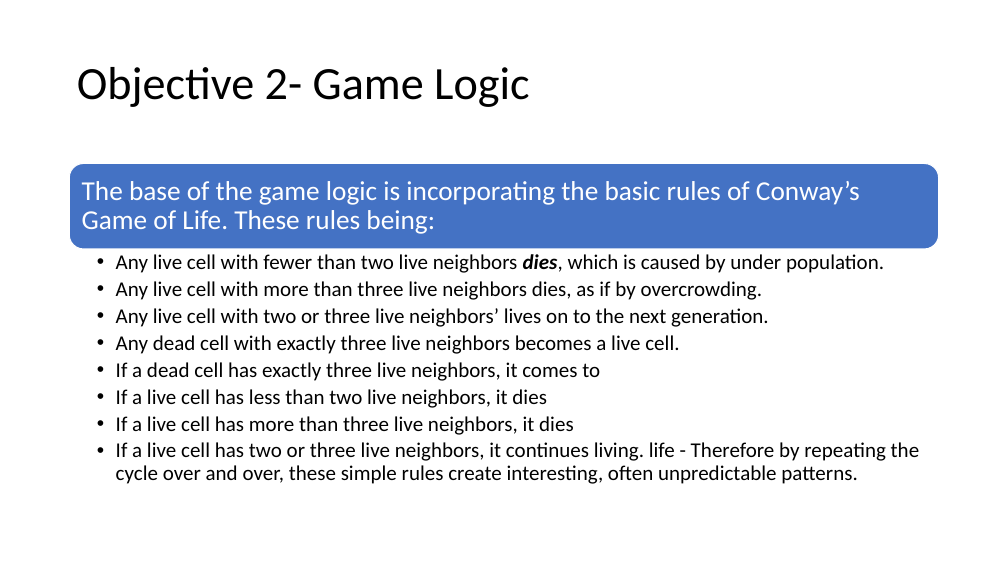
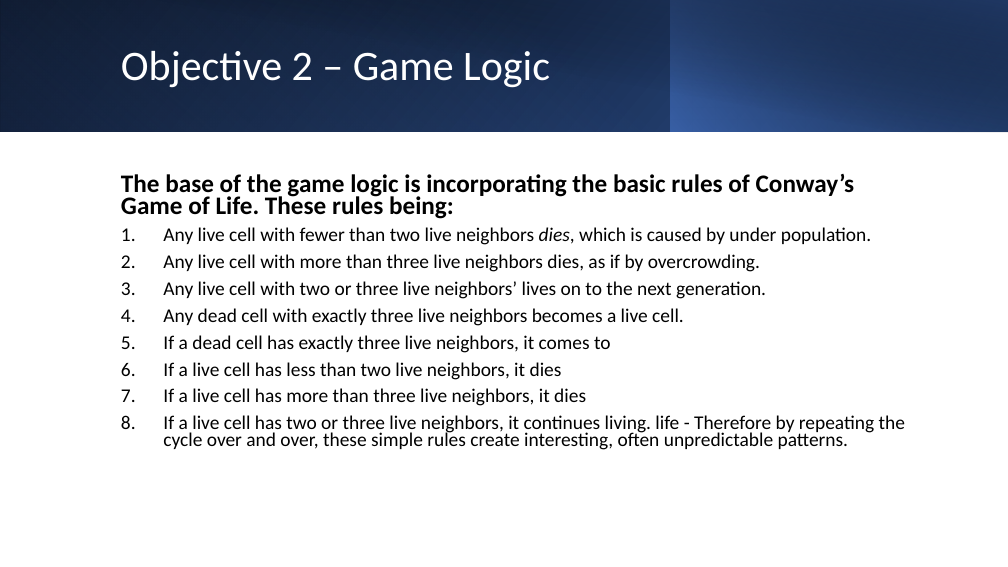
Before and after one commit to WebProgrammingTeam3/Project3, a slide deck: slide 8 of Project3.pptx (slide 7 before the commit). Drawn at 1008x567 pixels with LibreOffice and Linux fonts; fonts in the diff are those of the drawing. Boxes give left, top, right and bottom in pixels: in the first picture for what was removed or moved away, otherwise in the second. Text is boxed around its words. In the diff, an @@ line names an element or a change of style, - is before the commit and + after.

```diff
--- a/Project3.pptx
+++ b/Project3.pptx
@@ rectangle added at (0, 0, 1008, 132), fill gradient #000000 to #2F5597 @@
@@ rectangle added at (0, 0, 671, 132), fill gradient #4472C4 to #203864 @@
@@ rectangle added at (38, 0, 1008, 132), fill gradient #000000 to #203864 @@
@@ rectangle added at (671, 0, 1008, 132), fill gradient #4472C4 to #000000 @@
@@ title at (121, 51, 550, 88): text changed; size 44 to 40 pt; text colour #000000 to #FFFFFF @@
-Objective 2- Game Logic
+Objective 2 – Game Logic
@@ rounded rectangle removed at (70, 163, 939, 249) @@
@@ text "The base of the game ...": place and size @@
-text "The base of the game ..." at (116, 254, 920, 484)
+text "The base of the game ..." at (121, 174, 905, 450)
@@ text "The base of the game ..." at (121, 174, 905, 450): vertical alignment top to middle @@
@@ text at (121, 174, 454, 219): paragraph added @@
+The base of the game logic is incorporating the basic rules of Conway’s Game of Life. These rules being:
@@ text removed at (82, 181, 860, 234) @@
-The base of the game logic is incorporating the basic rules of Conway’s Game of Life. These rules being:
@@ text at (163, 227, 905, 450): size 20 to 18.5 pt in "Any live cell with fewer than two ...", "Any live cell with more than three ...", "Any live cell with two or three ...", "Any dead cell with exactly three live ..." and 4 more places; bold off in "dies,"; bullet • to 1.; list level 2 to 1 in "Any live cell with fewer ..."; line spacing 0.9 to 0.7; list level 2 to 1 in "Any live cell with more ..."; list level 2 to 1 in "Any live cell with two ..."; list level 2 to 1 in "Any dead cell with exactly ..."; list level 2 to 1 in "If a dead cell has ..."; list level 2 to 1 in "If a live cell has ..." @@
```
Also in this commit, not shown: 3 other slides changed, 5 slides added, 2 slides removed.
